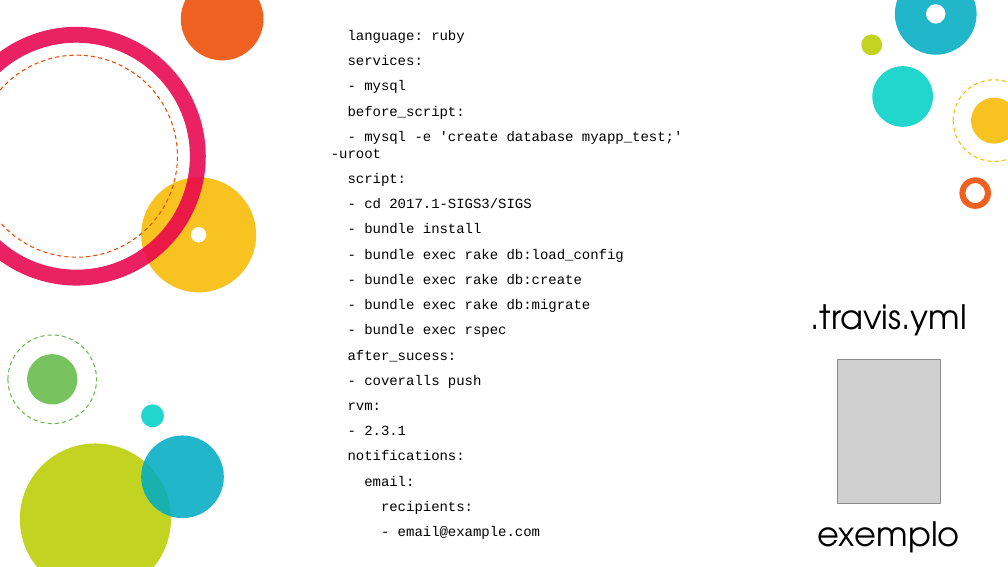
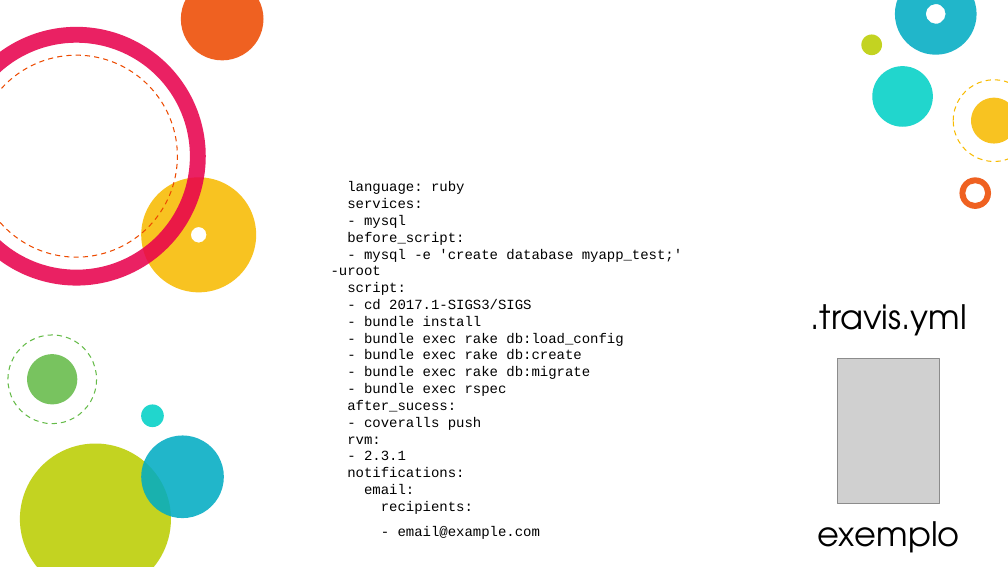
Before and after one commit to fga-eps-mds/A-Disciplina-MDS-EPS, a slide deck: slide 12 of MDS_Material/Continuos Integration/Integração Contínua.pptx. Drawn at 1008x567 pixels with LibreOffice and Linux fonts; fonts in the diff are those of the drawing; grey boxes stand for pictures. Boxes give left, top, right and bottom in pixels: in the first picture for what was removed or moved away, otherwise in the second. Text is boxed around its words. In the diff, an @@ line names an element or a change of style, - is before the commit and + after.

```diff
--- a/MDS_Material/Continuos Integration/Integração Contínua.pptx
+++ b/MDS_Material/Continuos Integration/Integração Contínua.pptx
@@ ellipse at <box>0,55,177,257</box>: outline #ED4A00 0.75 pt dashed to #ED4A00 0.74 pt @@
@@ ellipse at <box>954,80,1008,161</box>: outline #F8BB00 0.75 pt dashed to #F8BB00 0.74 pt @@
@@ text at <box>331,181,683,539</box>: text changed @@
-language: ruby
-services:
-- mysql
-before_script:
-- mysql -e 'create database myapp_test;' -uroot
-script:
-- cd 2017.1-SIGS3/SIGS
-- bundle install
-- bundle exec rake db:load_config
-- bundle exec rake db:create
-- bundle exec rake db:migrate
-- bundle exec rspec
-after_sucess:
-- coveralls push
-rvm:
-- 2.3.1
-notifications:
-email:
-recipients:
-- email@example.com
+language: ruby
+services:
+- mysql
+before_script:
+- mysql -e 'create database myapp_test;' -uroot
+script:
+- cd 2017.1-SIGS3/SIGS
+- bundle install
+- bundle exec rake db:load_config
+- bundle exec rake db:create
+- bundle exec rake db:migrate
+- bundle exec rspec
+after_sucess:
+- coveralls push
+rvm:
+- 2.3.1
+notifications:
+email:
+recipients:
+- email@example.com
@@ ellipse at <box>8,335,97,423</box>: outline #65BB48 0.75 pt dashed to #65BB48 0.74 pt @@
```
Also in this commit, not shown: 16 other slides changed, 1 slide added, 23 other files.
